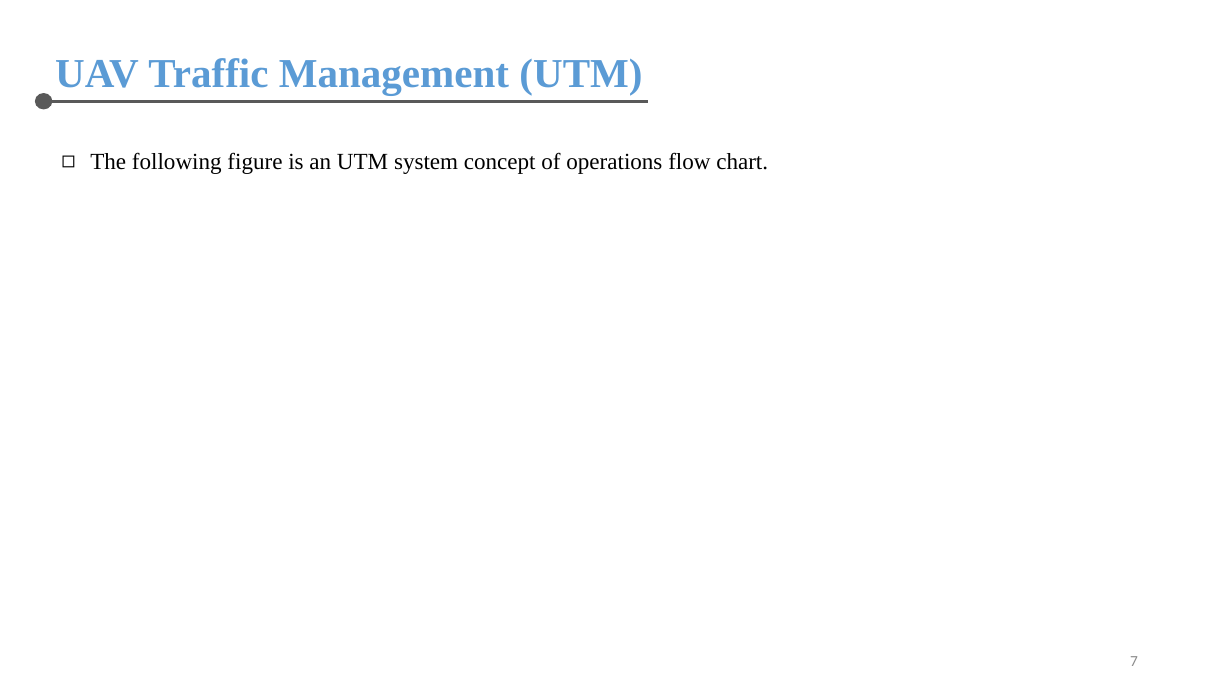
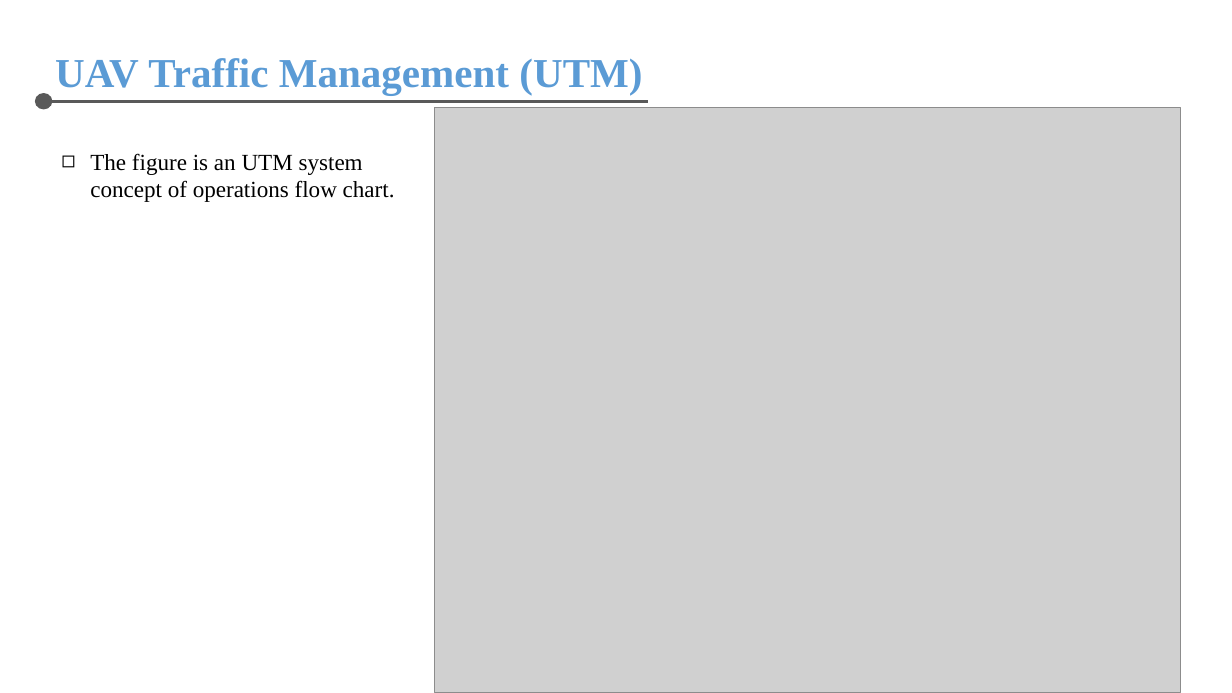
Before and after one commit to chris-nthu/communication, a slide deck: slide 7 of wireless_network/PaperReading/Report.pptx. Drawn at 1232x693 pixels with LibreOffice and Linux fonts; fonts in the diff are those of the drawing; grey boxes stand for pictures. Boxes give left, top, right and bottom in pixels: in the first picture for what was removed or moved away, otherwise in the second. Text is boxed around its words. In the diff, an @@ line names an element or a change of style, - is before the commit and + after.

```diff
--- a/wireless_network/PaperReading/Report.pptx
+++ b/wireless_network/PaperReading/Report.pptx
@@ picture added at <box>434,108,1180,693</box> @@
@@ text at <box>90,153,395,202</box>: text changed @@
-◻ The following figure is an UTM system concept of operations flow chart.
+◻ The figure is an UTM system
+concept of operations flow chart.
@@ page number removed at <box>1130,656,1138,666</box> @@
-7
```
Also in this commit, not shown: 4 other slides changed, 2 other files.
